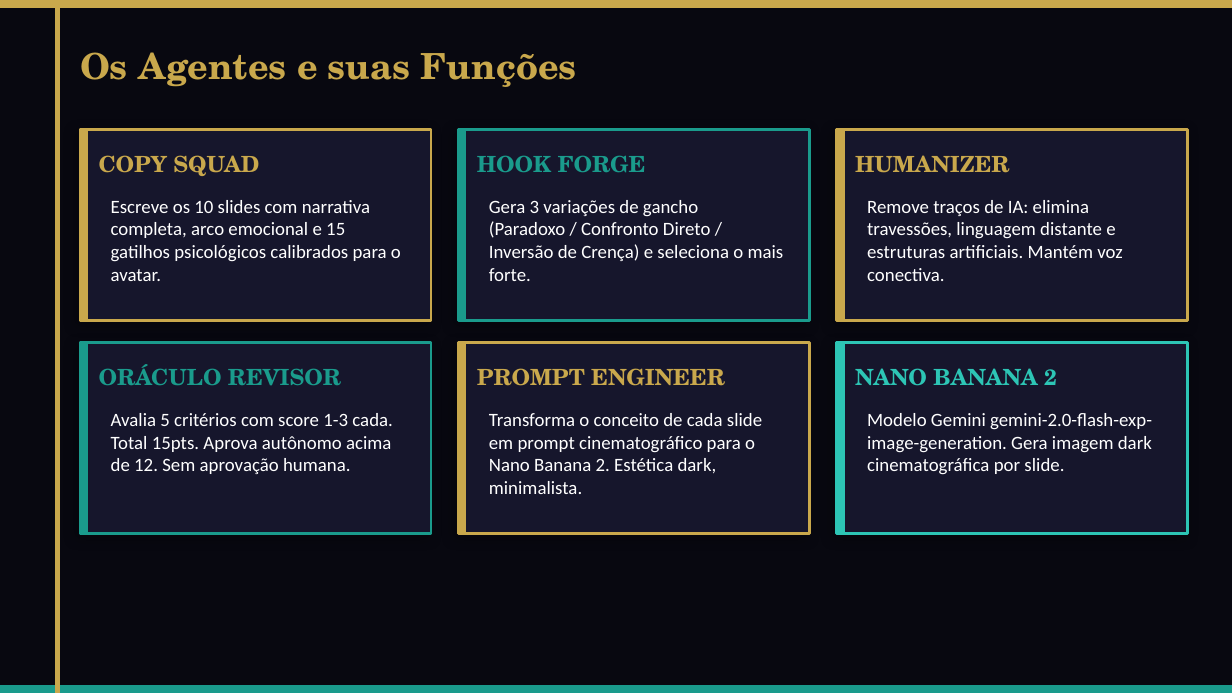
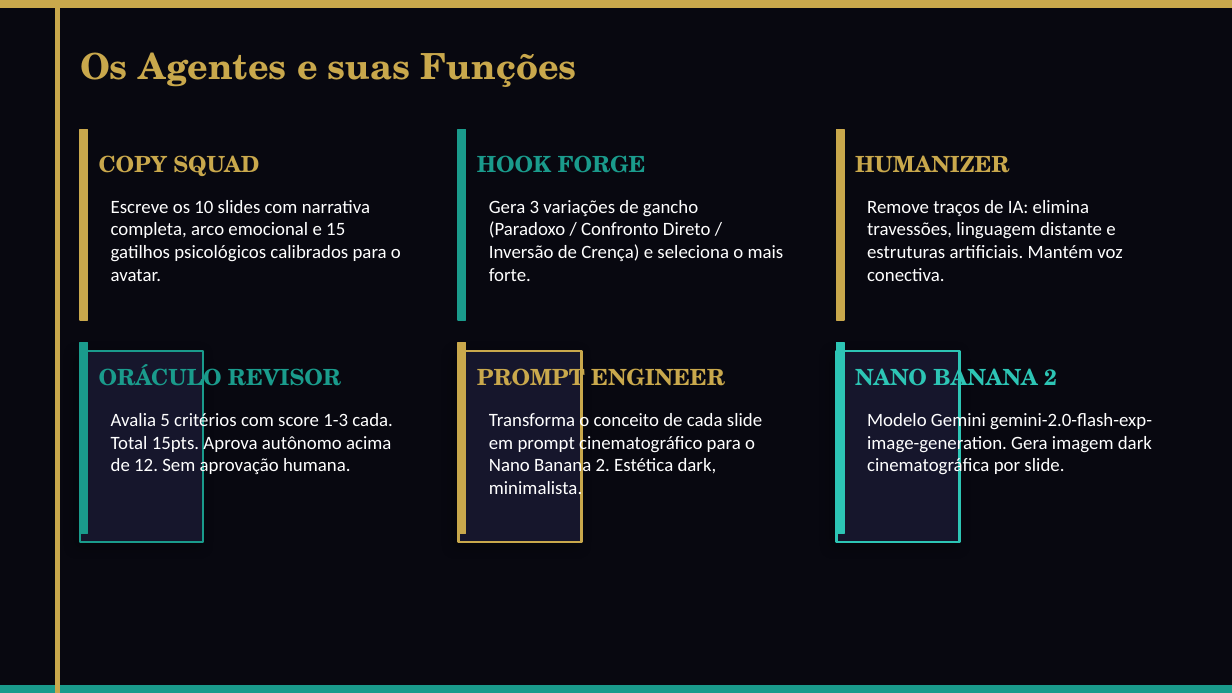
Before and after one commit to aryarajalves/Oraculo, a slide deck: slide 4 of backend/presentation/SistemaConteudo-Afonteoculta.pptx. Drawn at 1232x693 pixels with LibreOffice and Linux fonts; fonts in the diff are those of the drawing. Boxes give left, top, right and bottom in pixels: in the first picture for what was removed or moved away, otherwise in the second. Text is boxed around its words. In the diff, an @@ line names an element or a change of style, - is before the commit and + after.

```diff
--- a/backend/presentation/SistemaConteudo-Afonteoculta.pptx
+++ b/backend/presentation/SistemaConteudo-Afonteoculta.pptx
@@ rectangle removed at bbox=[80, 129, 431, 320] @@
@@ rectangle removed at bbox=[458, 129, 809, 320] @@
@@ rectangle removed at bbox=[837, 129, 1188, 320] @@
@@ rectangle: place and size @@
-rectangle at bbox=[80, 342, 431, 533]
+rectangle at bbox=[80, 351, 203, 542]
@@ rectangle: place and size @@
-rectangle at bbox=[458, 342, 809, 533]
+rectangle at bbox=[458, 351, 582, 542]
@@ rectangle: place and size @@
-rectangle at bbox=[837, 342, 1188, 533]
+rectangle at bbox=[837, 351, 960, 542]
```
Also in this commit, not shown: 5 other files.
